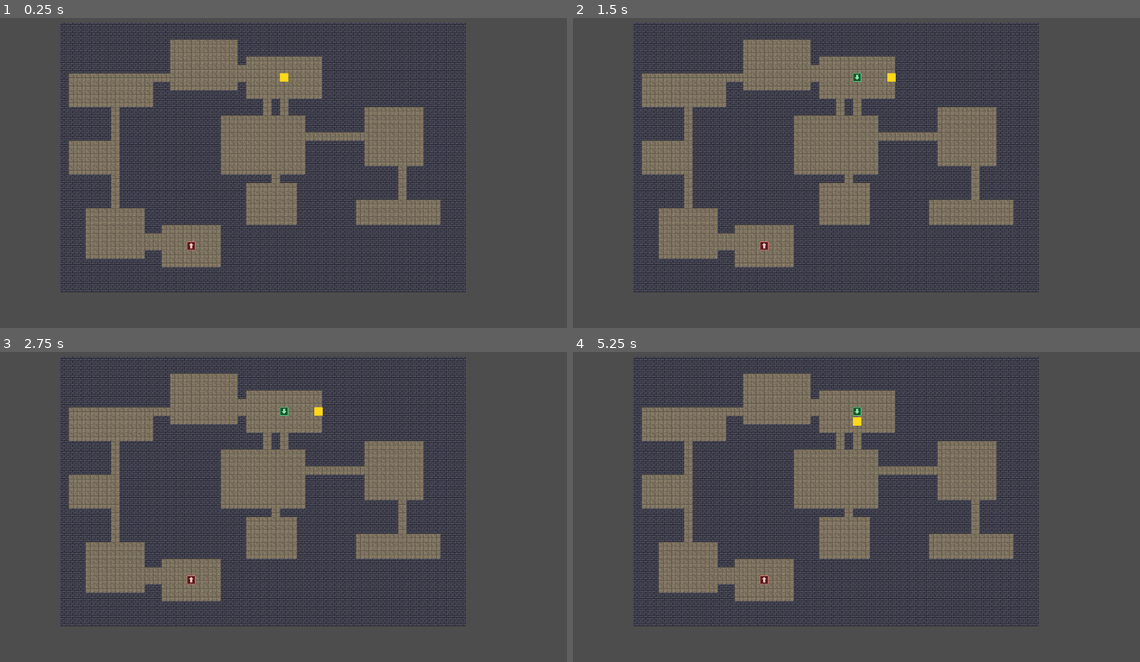
Above: before the commit, frames 1-4 (two rows, left to right).
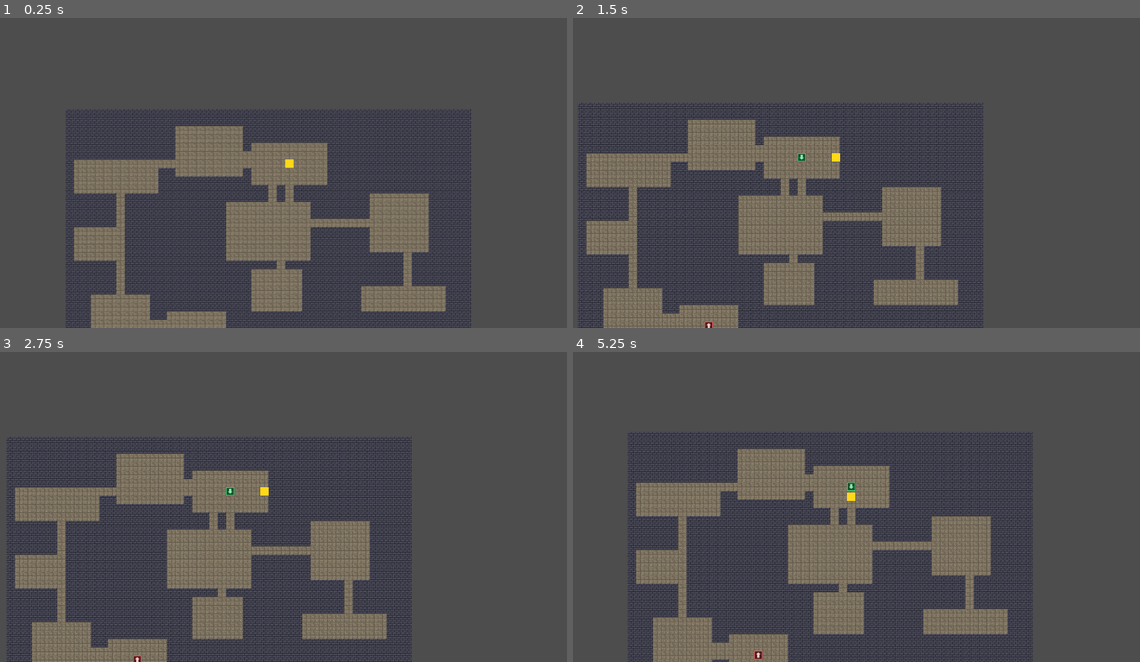
Above: after the commit, the same moments.

Repository: longray/godot_learn
Game: Godot game, scene res://lessons/lesson03_playable/lesson03.tscn
The game is run twice, just before and just after one commit, with the same random seed, the same clock (stepped at 60 frames per second) and the same inputs.
Inputs (mouse positions are in pixels of both pictures, inside the frame that each line leads up to):
- Up to frame 1 (0.25 s): no input
- Up to frame 2 (1.5 s): tap Enter at 0.5 s; move the mouse to (969, 138) at 0.52 s; hold D (move_right) 0.53-1.25 s; tap R at 0.6 s; click (969, 138) at 0.67 s; drag from (714, 173) to (765, 247) at 1.27 s
- Up to frame 3 (2.75 s): tap Space at 2 s; move the mouse to (323, 417) at 2.02 s; hold D (move_right) from 2.03 s (still down); tap R at 2.1 s
- Up to frame 4 (5.25 s): release D (move_right) at 2.75 s; drag from (805, 559) to (652, 438) at 2.77 s; tap Enter at 3.5 s; move the mouse to (1020, 541) at 3.52 s; hold A (move_left) 3.53-4.25 s; tap R at 3.6, 5.1 s; drag from (652, 438) to (765, 581) at 4.27 s; tap Space at 5 s; move the mouse to (867, 491) at 5.02 s; hold S (move_down) from 5.03 s (still down); click (867, 491) at 5.17 s

The runs differ from the first frame. In frame 1, 32% of the frame differs, in the area x 10-84%, y 1-100%; in frame 2, 37%; in frame 3, 37%, in the area x 1-83%, y 1-100%; in frame 4, 35%.

Commit message:
feat: 作业2——相机跟随玩家
- player.tscn 内嵌 Camera2D（平滑跟随 speed=8），实例化即跟随
- lesson03.tscn 删除 Main 静态相机；_center_camera 加注释保留兼容
- 实测：相机 current、初始中心=玩家位置、右移 65px 后中心同步 gap=0

Diff:
--- a/2d_rpg_dungeon/lessons/lesson03_playable/dungeon_playable.gd
+++ b/2d_rpg_dungeon/lessons/lesson03_playable/dungeon_playable.gd
@@ -641,6 +641,8 @@
 # =========================
 
 func _center_camera() -> void:
+	# 作业 2 后：相机职责已转移给 Player 自带的 Camera2D（跟随玩家）。
+	# Main 场景已无 Camera2D 节点，此函数查找返回 null 自动跳过，保留以兼容旧场景。
 	var cam := get_node_or_null(^"Camera2D") as Camera2D
 	if cam == null:
 		return
--- a/2d_rpg_dungeon/lessons/lesson03_playable/lesson03.tscn
+++ b/2d_rpg_dungeon/lessons/lesson03_playable/lesson03.tscn
@@ -12,6 +12,3 @@
 
 [node name="TileMapLayer" type="TileMapLayer" parent="."]
 tile_set = ExtResource("2_tiles")
-
-[node name="Camera2D" type="Camera2D" parent="."]
-unique_name_in_owner = true
--- a/2d_rpg_dungeon/lessons/lesson03_playable/player.tscn
+++ b/2d_rpg_dungeon/lessons/lesson03_playable/player.tscn
@@ -14,3 +14,7 @@
 [node name="Polygon2D" type="Polygon2D" parent="."]
 color = Color(1, 0.85, 0.1, 1)
 polygon = PackedVector2Array(-8, -8, 8, -8, 8, 8, -8, 8)
+
+[node name="Camera2D" type="Camera2D" parent="."]
+position_smoothing_enabled = true
+position_smoothing_speed = 8.0
